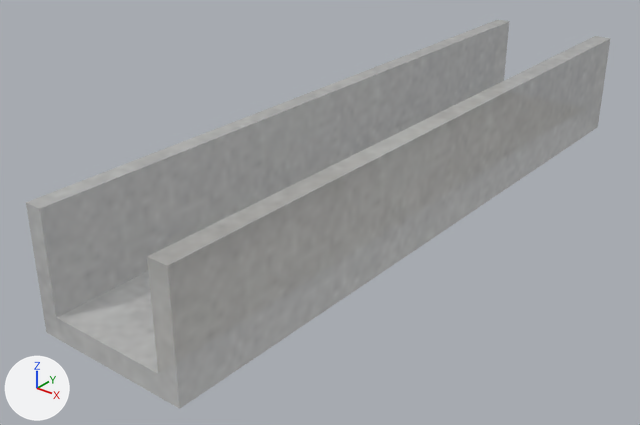
Before and after pictures for a commit that changed the FBX model Assets/Meshes/WalkingBridge2.fbx.
One viewpoint serves both versions: a camera (50 mm lens) standing at (-1.89, -4.01, 8.6) and looking at (-8.41, 4.15, 3.54). The axes (+X, +Y, +Z) are drawn at lower left. The lights are the same throughout. Where no turn or scale is listed for an object, it has been applied to the vertices.

The older version as bpy lines, for what is in view:
```python
me_cube_119 = bpy.data.meshes.new('Cube.119')
me_cube_119.from_pydata(...)  # 22 vertices, 19 faces; spans x -8.94..-6.94, y 0.27..9.65, z 3.47..4.96
me_cube_119.materials.append(mat_concrete)
ob_walkingbridge2 = bpy.data.objects.new('WalkingBridge2', me_cube_119)
ob_walkingbridge2.location = (0.0, 0.0, 0.0)
```
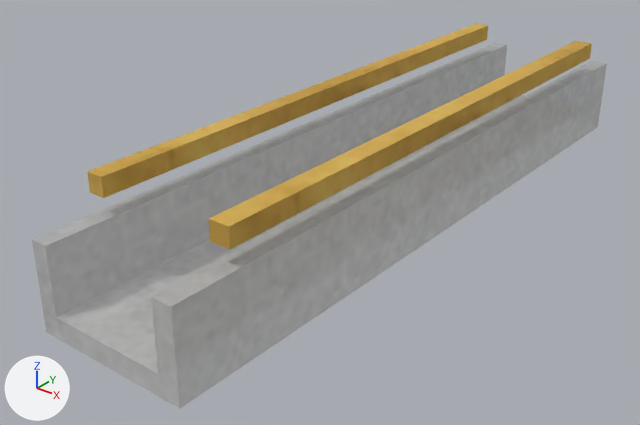
What the commit changed:
Picture 'plastic.png' (img_plastic_png) is new.
Material 'plastic' (mat_plastic) is new.
Its texture is img_plastic_png.
Its roughness is 1.0.
me_cube_119 is used by ob_walkingbridge2; location (0.0, 0.0, 0.0).
me_cube_119 had 22 vertices, 19 faces and spanned x -8.94..-6.94, y 0.27..9.65, z 3.47..4.96.
me_cube_119 now has 38 vertices, 31 faces and spans x -1.04..0.95, y -4.69..4.69, z -1.19..0.37.
Part 1, on me_cube_119:
19 vertices are added at x -1.04..0.95, y -4.69..-3.95, z -1.19..0.37.
11 new vertices lie (0.0, 9.38, 0.0) away from vertices in x -1.04..0.95, y -4.69, z -1.19..-0.11.
8 new vertices lie (0.0, 7.9, 0.0) away from vertices in x -1.04..0.95, y -3.95, z 0.14..0.37.
12 new faces join them, mat_plastic (picture img_plastic_png).
19 new faces join them, mat_concrete.
me_cube_119 now uses material mat_plastic (picture img_plastic_png).
Object 'WalkingBridge2' (ob_walkingbridge2) moves from (0.0, 0.0, 0.0) to (-7.89, 4.96, 4.66).

Where the change shows, as pixel boxes (x1, y1, x2, y2) in the pictures (640 x 425 px):
'WalkingBridge2', reshaped, moved: before (26, 20, 611, 409); after (32, 24, 607, 409)
part 1 of me_cube_119, added: after (32, 24, 607, 409)
